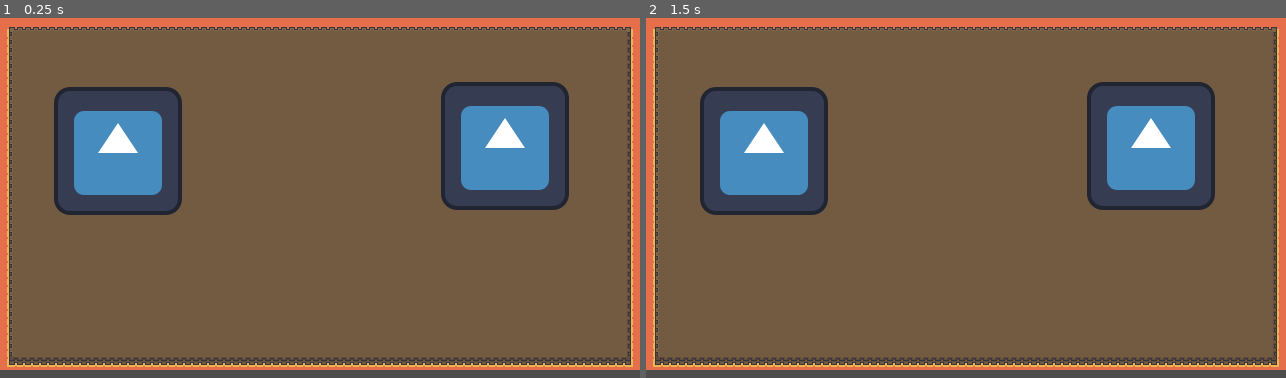
Above: before the commit, frames 1-2 (left to right).
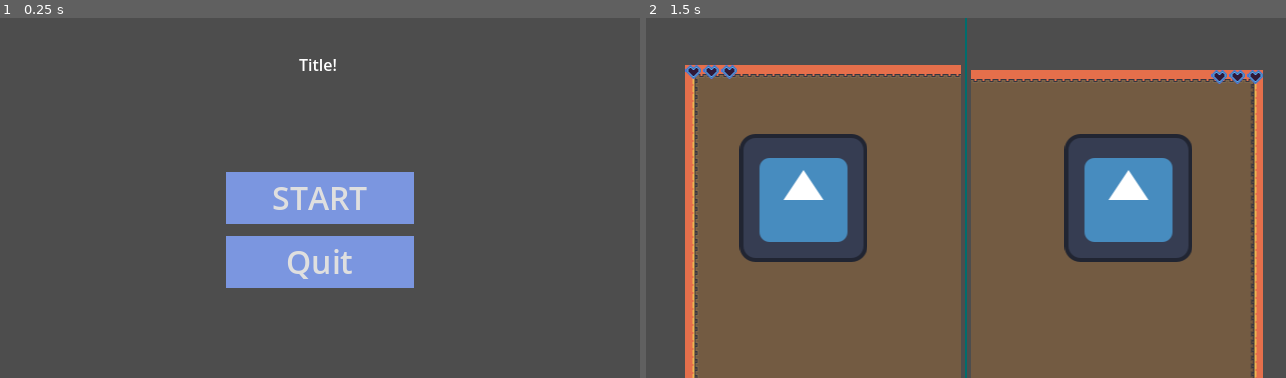
Above: after the commit, the same moments.

Repository: Cynichill/GGJ2026
Game: Godot game, scene res://Scenes/UI/Menu.tscn
The game is run twice, just before and just after one commit, with the same random seed, the same clock (stepped at 60 frames per second) and the same inputs. Before the commit the project starts from res://Scenes/map.tscn. The engine's default icon, where the game draws it, is replaced by a stand-in: a white triangle on a blue panel in a dark square.
Inputs (mouse positions are in pixels of both pictures, inside the frame that each line leads up to):
- Up to frame 1 (0.25 s): no input
- Up to frame 2 (1.5 s): click (966, 198) at 0.5 s, where only the run after the commit has a clickable "START"; tap Enter at 1.25 s

The runs differ from the first frame. In frame 1, 89% of the frame differs, in the area x 0-100%, y 0-98%; in frame 2, 51%.

Commit message:
Added basic health UI, Player health, and signals

Diff:
--- a/Character/player.gd
+++ b/Character/player.gd
@@ -1,6 +1,9 @@
 extends CharacterBody2D
 
 @export var deviceID = -1
+@export var healthUI: HealthUI
+var maxHealth = 3
+var curHealth = 3
 const SPEED = 100.0
 const ACCEL = 2.0
 
@@ -15,3 +18,11 @@
 	var playerInput = get_input()
 	velocity = lerp(velocity, playerInput * SPEED , delta * ACCEL)
 	move_and_slide()
+
+func change_health(change):
+	if curHealth + change <= maxHealth:
+		curHealth = curHealth + change
+		healthUI.show_health(curHealth)
+
+func swap():
+	print("Swap!")
--- /dev/null
+++ b/Scenes/UI/CombinedUI.tscn
@@ -0,0 +1,44 @@
+[gd_scene format=3 uid="uid://dng1joh5b6sis"]
+
+[ext_resource type="PackedScene" uid="uid://cluiyj2mfw3kc" path="res://Scenes/UI/HealthContainer.tscn" id="1_6kh68"]
+[ext_resource type="Script" uid="uid://dccjdjrobp1gb" path="res://Scenes/UI/Timer.gd" id="2_2ti1q"]
+
+[node name="CombinedUi" type="Control" unique_id=1664271991]
+layout_mode = 3
+anchors_preset = 15
+anchor_right = 1.0
+anchor_bottom = 1.0
+grow_horizontal = 2
+grow_vertical = 2
+
+[node name="HealthContainer" parent="." unique_id=1380148179 instance=ExtResource("1_6kh68")]
+layout_mode = 0
+anchors_preset = 0
+
+[node name="HealthContainer2" parent="." unique_id=334171215 instance=ExtResource("1_6kh68")]
+layout_mode = 1
+anchors_preset = 1
+anchor_left = 1.0
+anchor_bottom = 0.0
+offset_left = -52.0
+offset_bottom = 14.0
+grow_horizontal = 0
+grow_vertical = 1
+
+[node name="Timer" type="Label" parent="." unique_id=2011547109]
+layout_mode = 1
+anchors_preset = 5
+anchor_left = 0.5
+anchor_right = 0.5
+offset_left = -20.0
+offset_right = 20.0
+offset_bottom = 23.0
+grow_horizontal = 2
+text = "15"
+horizontal_alignment = 1
+script = ExtResource("2_2ti1q")
+
+[node name="Timer" type="Timer" parent="Timer" unique_id=1363844834]
+wait_time = 15.0
+
+[connection signal="timeout" from="Timer/Timer" to="Timer" method="_on_timer_timeout"]
--- /dev/null
+++ b/Scenes/UI/HealthContainer.tscn
@@ -0,0 +1,26 @@
+[gd_scene format=3 uid="uid://cluiyj2mfw3kc"]
+
+[ext_resource type="PackedScene" uid="uid://cl4jw42b74nm4" path="res://Scenes/UI/HealthGUI.tscn" id="1_fuxl2"]
+[ext_resource type="Script" uid="uid://btk14g2h4558s" path="res://Scenes/UI/HealthUI.gd" id="1_ikkn1"]
+
+[sub_resource type="StyleBoxFlat" id="StyleBoxFlat_ikkn1"]
+bg_color = Color(0.6, 0.6, 0.6, 0)
+
+[node name="HealthContainer" type="HBoxContainer" unique_id=1380148179]
+anchors_preset = 15
+anchor_right = 1.0
+anchor_bottom = 1.0
+grow_horizontal = 2
+grow_vertical = 2
+theme_override_constants/separation = 2
+script = ExtResource("1_ikkn1")
+
+[node name="HeartPanel1" parent="." unique_id=865433142 instance=ExtResource("1_fuxl2")]
+layout_mode = 2
+
+[node name="HeartPanel2" parent="." unique_id=813892229 instance=ExtResource("1_fuxl2")]
+layout_mode = 2
+
+[node name="HeartPanel3" parent="." unique_id=1004764326 instance=ExtResource("1_fuxl2")]
+layout_mode = 2
+theme_override_styles/panel = SubResource("StyleBoxFlat_ikkn1")
--- /dev/null
+++ b/Scenes/UI/HealthGUI.tscn
@@ -0,0 +1,22 @@
+[gd_scene format=3 uid="uid://cl4jw42b74nm4"]
+
+[ext_resource type="Texture2D" uid="uid://bpncd3q711qv6" path="res://UI/Heart.png" id="1_odeeb"]
+
+[sub_resource type="StyleBoxFlat" id="StyleBoxFlat_qiohw"]
+bg_color = Color(0.6, 0.6, 0.6, 0)
+
+[node name="HeartPanel" type="Panel" unique_id=865433142]
+custom_minimum_size = Vector2(16, 14)
+anchors_preset = 15
+anchor_right = 1.0
+anchor_bottom = 1.0
+offset_right = -624.0
+offset_bottom = -346.0
+grow_horizontal = 2
+grow_vertical = 2
+theme_override_styles/panel = SubResource("StyleBoxFlat_qiohw")
+
+[node name="Sprite2D" type="Sprite2D" parent="." unique_id=803909699]
+position = Vector2(0, -2)
+texture = ExtResource("1_odeeb")
+centered = false
--- /dev/null
+++ b/Scenes/UI/HealthUI.gd
@@ -0,0 +1,10 @@
+class_name HealthUI
+extends HBoxContainer
+
+@onready var hearts := get_children().map(func(c):
+	return c.get_node("Sprite2D")
+)
+
+func show_health(health: int) -> void:
+	for i in hearts.size():
+		hearts[i].visible = i < health
--- /dev/null
+++ b/Scenes/UI/Menu.tscn
@@ -0,0 +1,61 @@
+[gd_scene format=3 uid="uid://chs62vv4herba"]
+
+[ext_resource type="Script" uid="uid://ba16nh4x6xqhd" path="res://main_menu.gd" id="1_3kf3n"]
+
+[sub_resource type="StyleBoxFlat" id="StyleBoxFlat_6pedr"]
+bg_color = Color(0.48379266, 0.5875411, 0.8783001, 1)
+
+[node name="Main Menu" type="Control" unique_id=570660662]
+layout_mode = 3
+anchors_preset = 15
+anchor_right = 1.0
+anchor_bottom = 1.0
+grow_horizontal = 2
+grow_vertical = 2
+script = ExtResource("1_3kf3n")
+
+[node name="Start" type="Button" parent="." unique_id=1555363329]
+layout_mode = 1
+anchors_preset = 8
+anchor_left = 0.5
+anchor_top = 0.5
+anchor_right = 0.5
+anchor_bottom = 0.5
+offset_left = -94.0
+offset_top = -26.0
+offset_right = 94.0
+offset_bottom = 26.0
+grow_horizontal = 2
+grow_vertical = 2
+theme_override_font_sizes/font_size = 32
+theme_override_styles/normal = SubResource("StyleBoxFlat_6pedr")
+text = "START"
+
+[node name="Quit" type="Button" parent="." unique_id=1658651991]
+layout_mode = 1
+anchors_preset = 8
+anchor_left = 0.5
+anchor_top = 0.5
+anchor_right = 0.5
+anchor_bottom = 0.5
+offset_left = -94.0
+offset_top = 38.0
+offset_right = 94.0
+offset_bottom = 90.0
+grow_horizontal = 2
+grow_vertical = 2
+theme_override_font_sizes/font_size = 32
+theme_override_styles/normal = SubResource("StyleBoxFlat_6pedr")
+text = "Quit"
+
+[node name="Title" type="Label" parent="." unique_id=194057138]
+layout_mode = 0
+offset_left = 210.0
+offset_top = 35.0
+offset_right = 427.0
+offset_bottom = 87.0
+text = "Title!"
+horizontal_alignment = 1
+
+[connection signal="pressed" from="Start" to="." method="_on_start_pressed"]
+[connection signal="pressed" from="Quit" to="." method="_on_quit_pressed"]
--- /dev/null
+++ b/Scenes/UI/Timer.gd
@@ -0,0 +1,16 @@
+extends Label
+
+# Timer child
+@onready var timer: Timer = $Timer
+var totalTime = 15
+
+func _ready():
+	self.text = '%02d' % [totalTime]
+	timer.wait_time = 1.0
+	timer.start()
+
+func _on_timer_timeout() -> void:
+	self.text = '%02d' % [totalTime]
+	totalTime -= 1
+	if totalTime <= 0:
+		totalTime = 15
--- a/Scenes/map.tscn
+++ b/Scenes/map.tscn
@@ -3,7 +3,8 @@
 [ext_resource type="Texture2D" uid="uid://b1gdy8a2nxe61" path="res://TempAssets/fantasy_ [version 2.0]/forest_/forest_.png" id="1_p3ir5"]
 [ext_resource type="Texture2D" uid="uid://dppy0gnfb2qkk" path="res://TempAssets/fantasy_ [version 2.0]/cave_/cave_.png" id="2_myvm1"]
 [ext_resource type="Texture2D" uid="uid://cr7b3ayxku5kd" path="res://TempAssets/fantasy_ [version 2.0]/cave_/cave_ [fencesAndWalls].png" id="3_q0mm3"]
-[ext_resource type="PackedScene" uid="uid://dm6qoe57l87ub" path="res://Scenes/Player.tscn" id="4_myvm1"]
+[ext_resource type="PackedScene" uid="uid://dm6qoe57l87ub" path="res://Scenes/Objects/Player.tscn" id="4_myvm1"]
+[ext_resource type="PackedScene" uid="uid://dng1joh5b6sis" path="res://Scenes/UI/CombinedUI.tscn" id="5_q0mm3"]
 
 [sub_resource type="TileSetAtlasSource" id="TileSetAtlasSource_np2xp"]
 texture = ExtResource("1_p3ir5")
@@ -463,10 +464,21 @@
 tile_map_data = PackedByteArray("AAAAAAEAAQAGAAkAAAAAAAAAAQAGAAgAAAAAABUAAQAGAAoAAAAAABQAAQAGAAkAAAAAABMAAQAGAAkAAAAAAB …(14000 unchanged characters)…
 tile_set = SubResource("TileSet_4c2oa")
 
-[node name="Player1" parent="." unique_id=848066897 instance=ExtResource("4_myvm1")]
+[node name="Player1" parent="." unique_id=848066897 node_paths=PackedStringArray("healthUI") instance=ExtResource("4_myvm1")]
 position = Vector2(118, 133)
 deviceID = 1
-
-[node name="Player2" parent="." unique_id=1488734891 instance=ExtResource("4_myvm1")]
+healthUI = NodePath("")
+
+[node name="Player2" parent="." unique_id=1488734891 node_paths=PackedStringArray("healthUI") instance=ExtResource("4_myvm1")]
 position = Vector2(505, 128)
 deviceID = 2
+healthUI = NodePath("")
+
+[node name="CombinedUi" parent="." unique_id=1664271991 instance=ExtResource("5_q0mm3")]
+anchors_preset = 5
+anchor_left = 0.5
+anchor_right = 0.5
+anchor_bottom = 0.0
+offset_right = 640.0
+offset_bottom = 360.0
+grow_vertical = 1
--- /dev/null
+++ b/main_menu.gd
@@ -0,0 +1,8 @@
+extends Control
+
+func _on_start_pressed() -> void:
+	get_tree().change_scene_to_file("res://Scenes/Main.tscn")
+
+
+func _on_quit_pressed() -> void:
+	get_tree().quit()
--- a/project.godot
+++ b/project.godot
@@ -11,7 +11,7 @@
 [application]
 
 config/name="GGJ2026"
-run/main_scene="res://Scenes/map.tscn"
+run/main_scene="uid://chs62vv4herba"
 config/features=PackedStringArray("4.6", "Forward Plus")
 config/icon="res://icon.svg"
 
Not shown: 1 places in Scenes/Objects/Player.tscn that only renumber resources
Not shown, added: Scenes/UI/HealthUI.gd.uid
Not shown, added: Scenes/UI/Timer.gd.uid
Binary file added: UI/Heart.png
Not shown, added: UI/Heart.png.import
Not shown, added: main_menu.gd.uid
